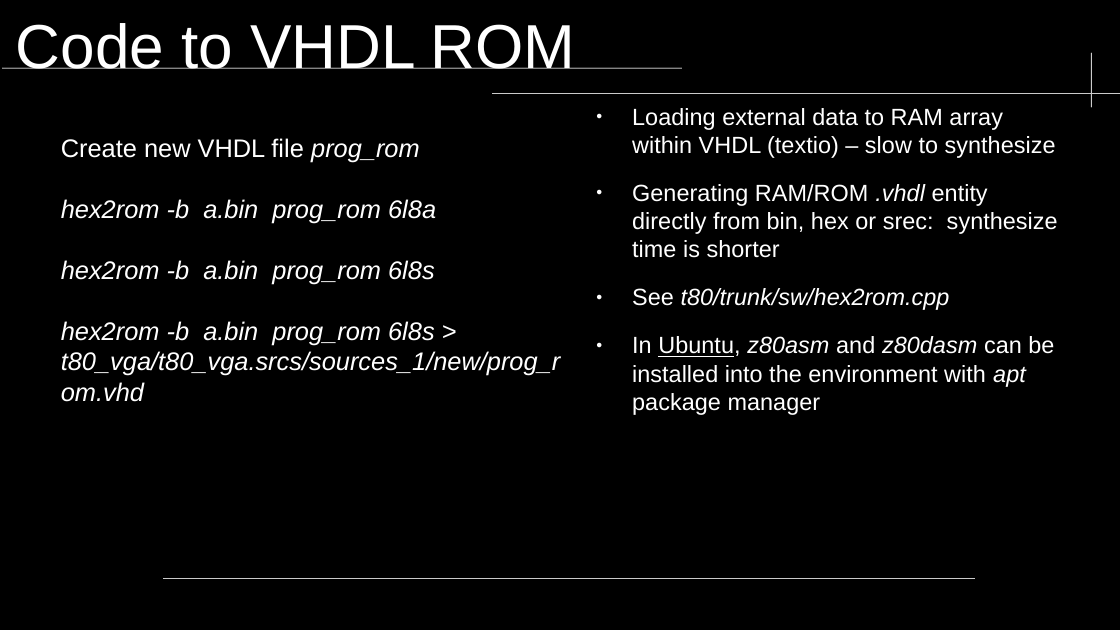
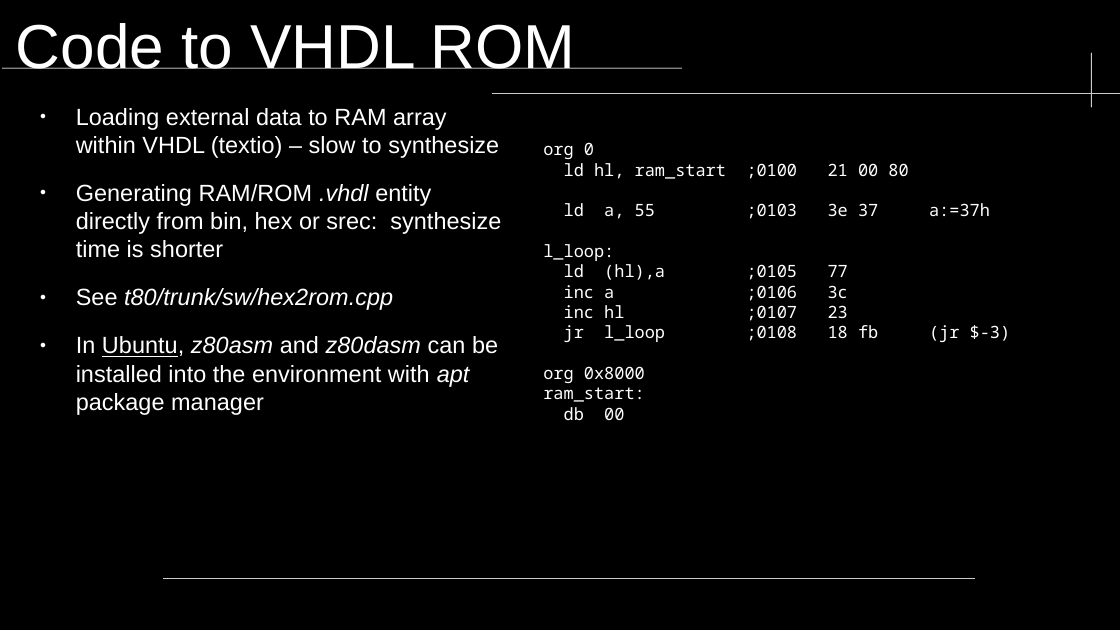
Before and after one commit to neiderm/retro_comp_fpga, a slide deck: slide 5 of docs/soc_t80_cpu_sim.odp. Drawn at 1120x630 pixels with LibreOffice and Linux fonts; fonts in the diff are those of the drawing; background and template pictures are left out. Boxes give left, top, right and bottom in pixels: in the first picture for what was removed or moved away, otherwise in the second. Text is boxed around its words. In the diff, an @@ line names an element or a change of style, - is before the commit and + after.

```diff
--- a/docs/soc_t80_cpu_sim.odp
+++ b/docs/soc_t80_cpu_sim.odp
@@ text "Loading external data to RAM ..." moved from (x1=632, y1=108, x2=1058, y2=387) to (x1=76, y1=108, x2=501, y2=387) @@
@@ text at (x1=543, y1=142, x2=1011, y2=420): text changed; size 18 to 12 pt; font Arial to Noto Sans Mono; italic off @@
-Create new VHDL file prog_rom
-hex2rom -b a.bin prog_rom 6l8a
-hex2rom -b a.bin prog_rom 6l8s
-hex2rom -b a.bin prog_rom 6l8s > t80_vga/t80_vga.srcs/sources_1/new/prog_rom.vhd
+org 0
+ld hl, ram_start ;0100 21 00 80
+ld a, 55 ;0103 3e 37 a:=37h
+l_loop:
+ld (hl),a ;0105 77
+inc a ;0106 3c
+inc hl ;0107 23
+jr l_loop ;0108 18 fb (jr $-3)
+org 0x8000
+ram_start:
+db 00
```
Also in this commit, not shown: 1 other slide changed, 3 slides added, 3 slides removed.
